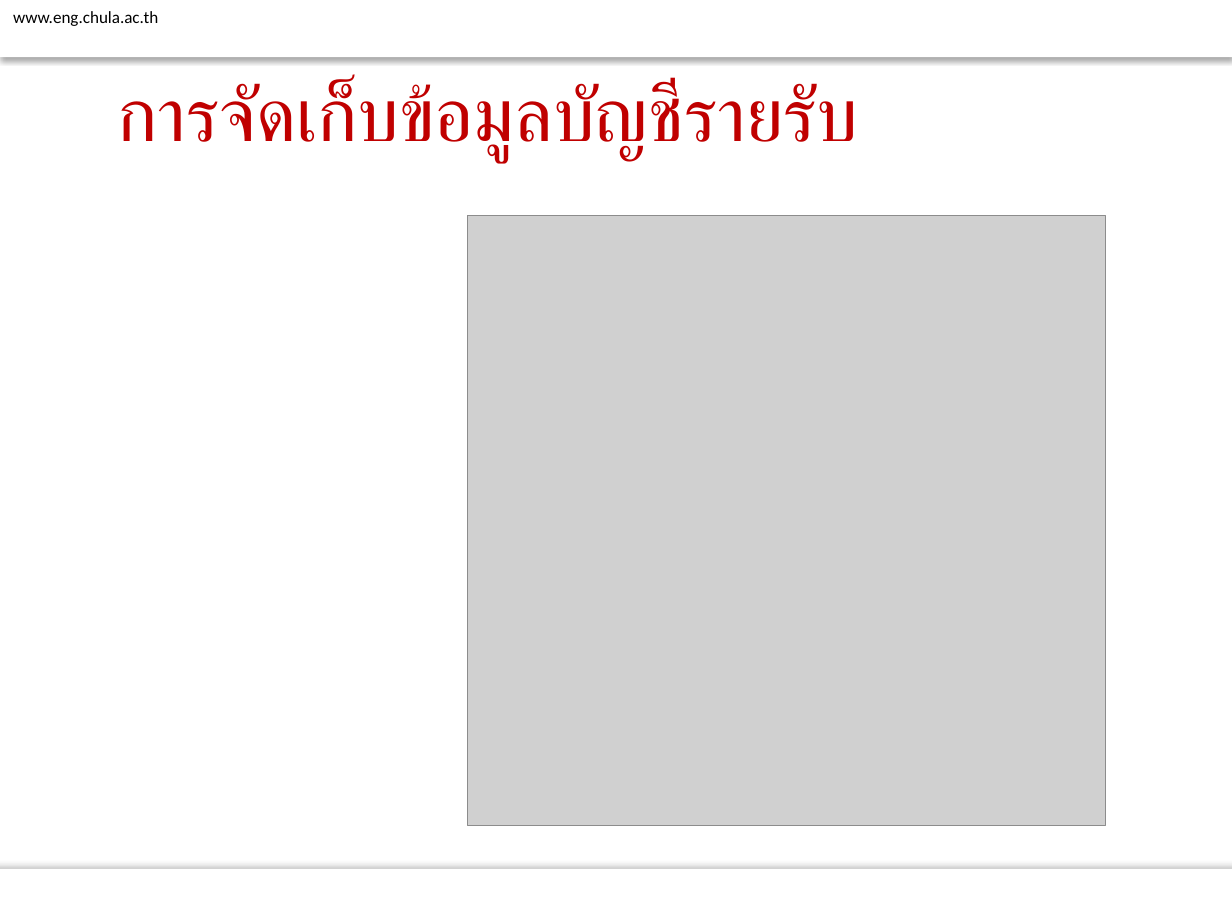
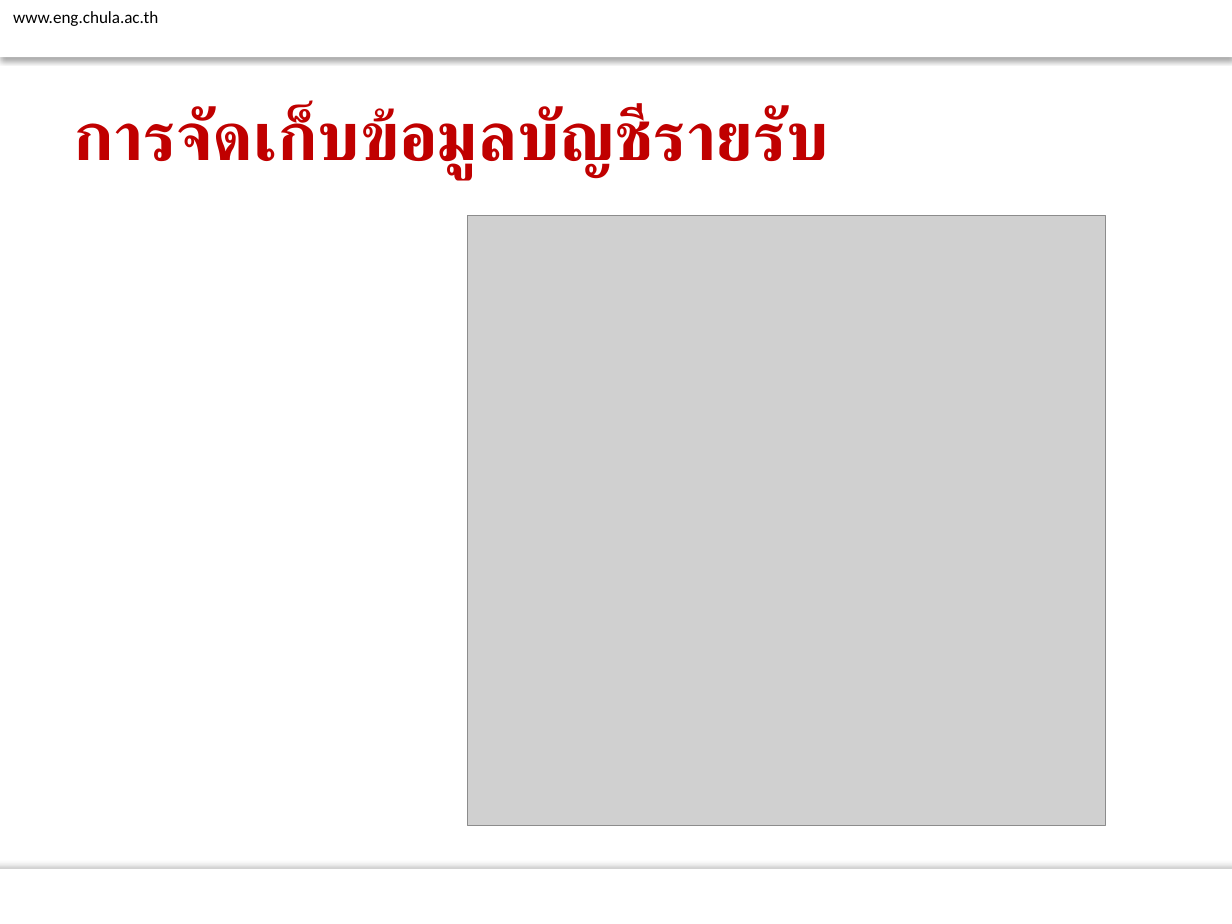
Before and after one commit to atadeesom/BubbleBeeDoc, a slide deck: slide 9 of Proposal/Final/Presentation R1.pptx. Drawn at 1232x924 pixels with LibreOffice and Linux fonts; fonts in the diff are those of the drawing; grey boxes stand for pictures; background and template pictures are left out. Boxes give left, top, right and bottom in pixels: in the first picture for what was removed or moved away, otherwise in the second. Text is boxed around its words. In the diff, an @@ line names an element or a change of style, - is before the commit and + after.

```diff
--- a/Proposal/Final/Presentation R1.pptx
+++ b/Proposal/Final/Presentation R1.pptx
@@ title "การจัดเก็บข้อมูลบัญชีรายรับ": place and size @@
-title "การจัดเก็บข้อมูลบัญชีรายรับ" at (118,82,859,160)
+title "การจัดเก็บข้อมูลบัญชีรายรับ" at (74,107,830,179)
@@ title "การจัดเก็บข้อมูลบัญชีรายรับ" at (74,107,830,179): size 44 to 40 pt, bold on @@
```
Also in this commit, not shown: 17 other slides changed.
